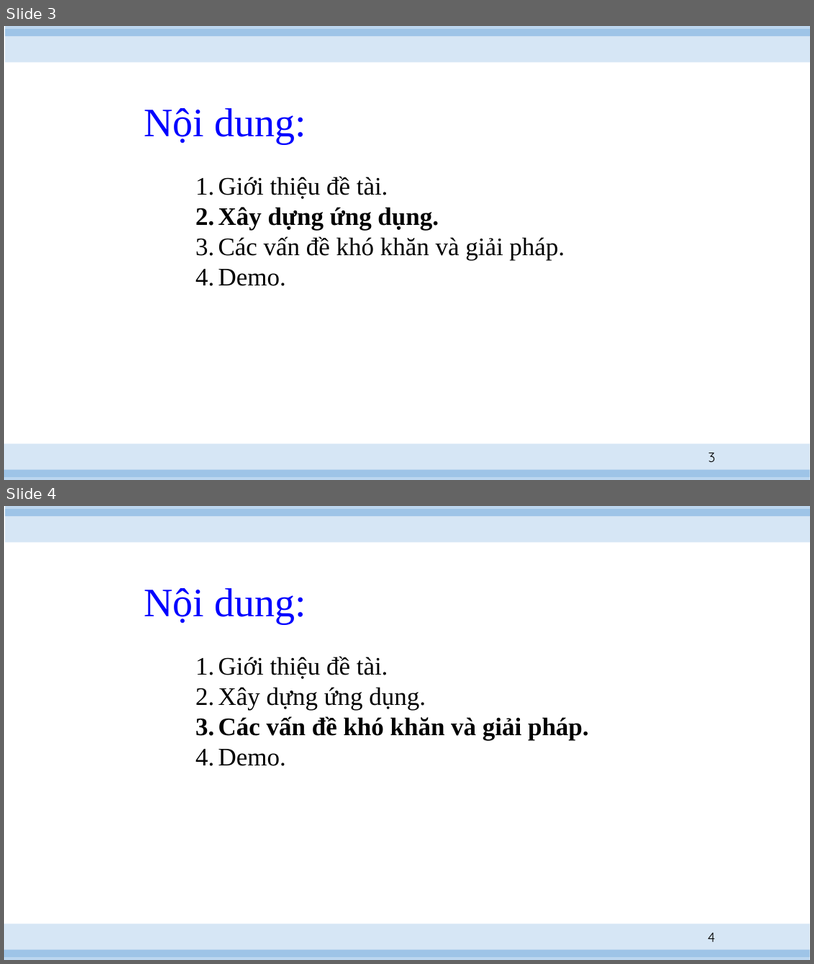
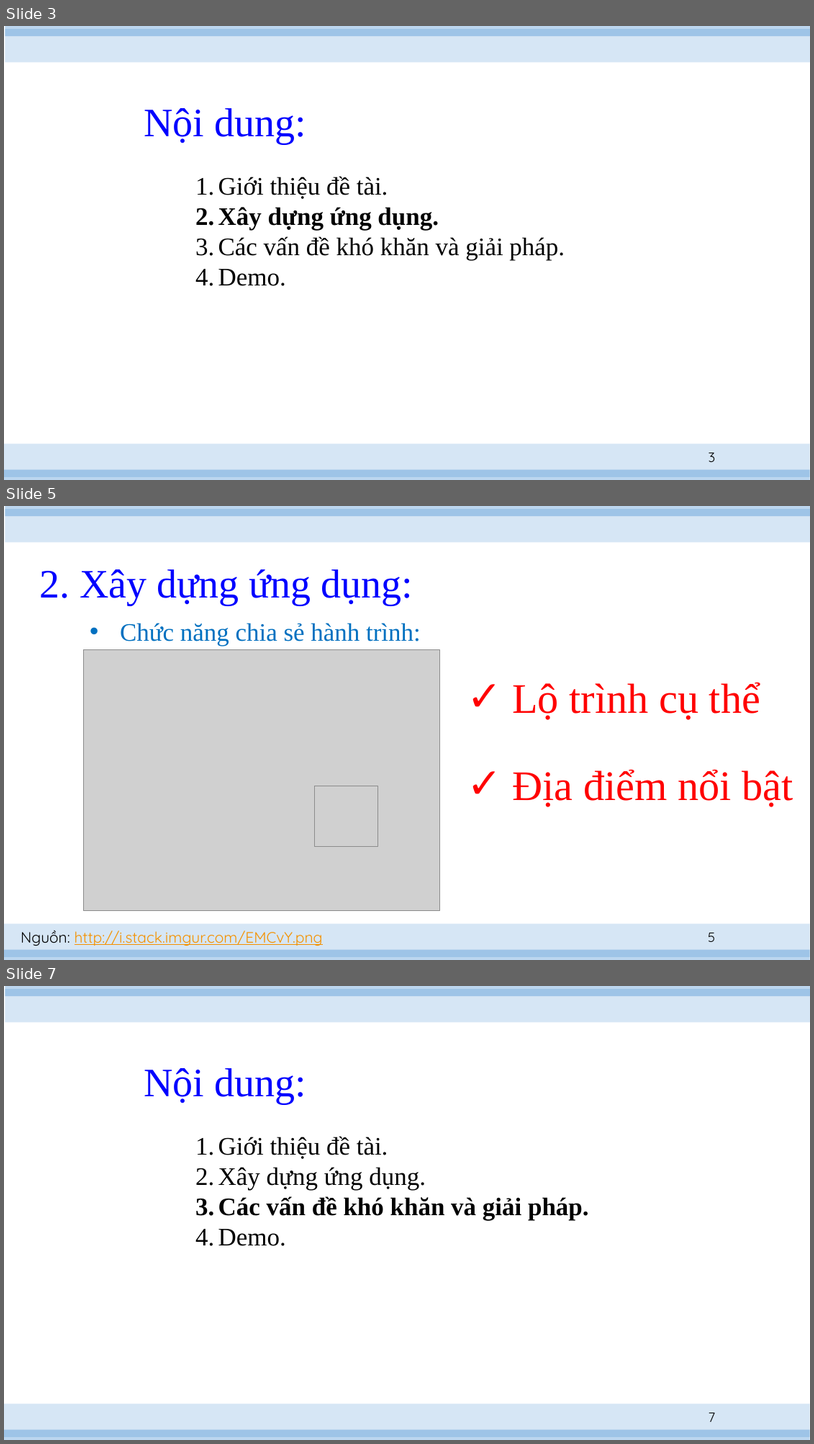
Before and after one commit to hvngoc/Presentation, a slide deck: slide 2.pptx. Shown one above the other, each under a label of ours: slides 3 and 4 before the commit, slides 3, 5 and 7 after it; the slides between them are not shown. The pictures are 814x964 and 814x1444 pixels, drawn with LibreOffice and Linux fonts; fonts in the diff are those of the drawing; grey boxes stand for pictures. Boxes give left, top, right and bottom in pixels: in the first picture for what was removed or moved away, otherwise in the second. Text is boxed around its words. In the diff, an @@ line names an element or a change of style, - is before the commit and + after.

```diff
--- a/slide 2.pptx
+++ b/slide 2.pptx
@@ slide 5 added at [4,506,810,960], background #FFFFFF; not listed: 4 template elements that a slide beside it also shows @@
@@ title added at [39,569,413,605], 48 pt, text #0000FF @@
+2. Xây dựng ứng dụng:
@@ text added at [120,623,421,646], 30 pt, text #0070C0 @@
+• Chức năng chia sẻ hành trình:
@@ picture added at [84,649,440,910] @@
@@ text added at [512,682,761,720], 50 pt, text #FF0000 @@
+✓ Lộ trình cụ thể
@@ picture added at [315,785,378,846] @@
@@ text added at [513,769,793,807], 50 pt, text #FF0000 @@
+✓ Địa điểm nổi bật
@@ text added at [21,930,323,946], 18 pt, text #F49100, underline @@
+Nguồn: http://i.stack.imgur.com/EMCvY.png
@@ page number added at [708,932,715,942], 16 pt, text #000000 @@
+5
@@ what was slide 4 is now slide 7 @@
@@ page number at [709,1412,716,1422]: text changed @@
-4
+7
```
Also in this commit, not shown: 3 other slides added, 1 slide removed, 1 other file.
